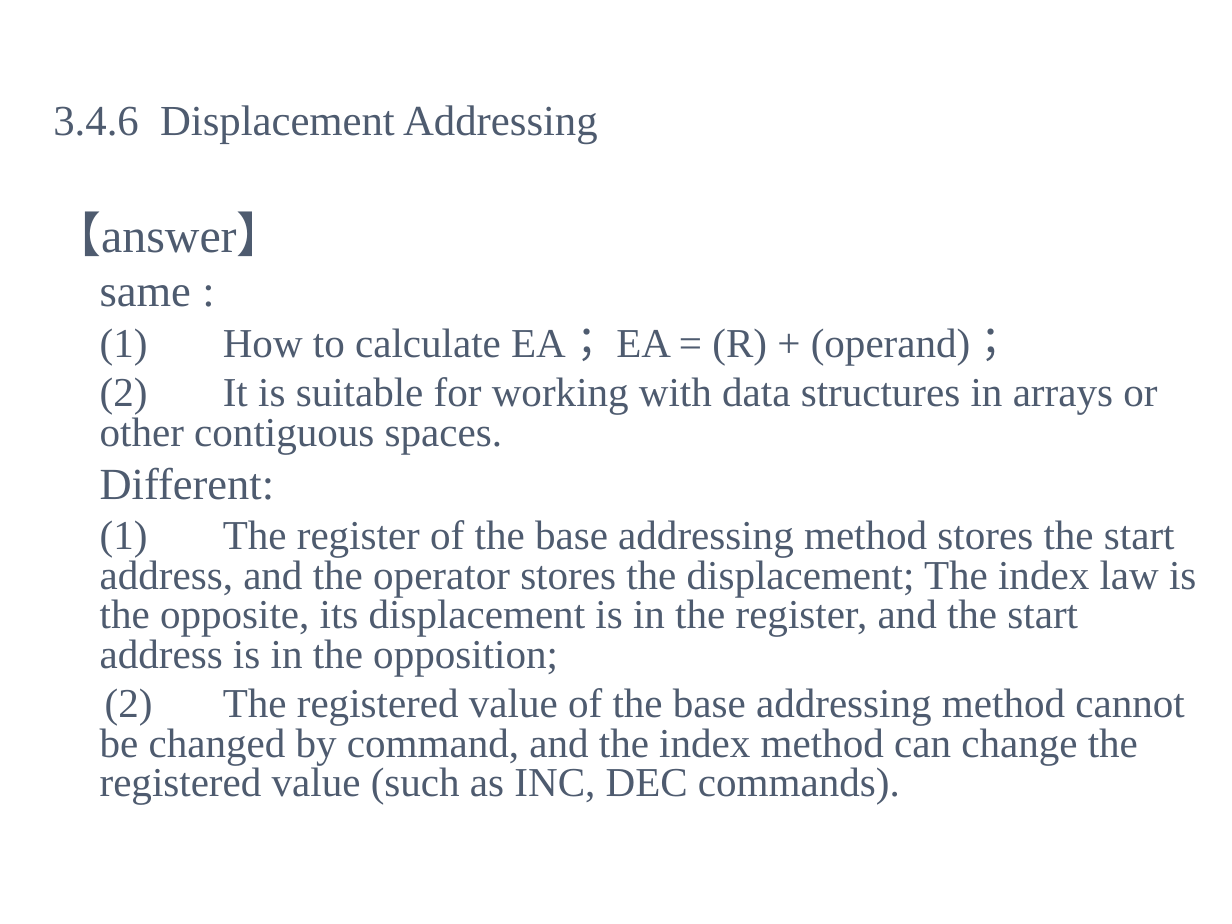
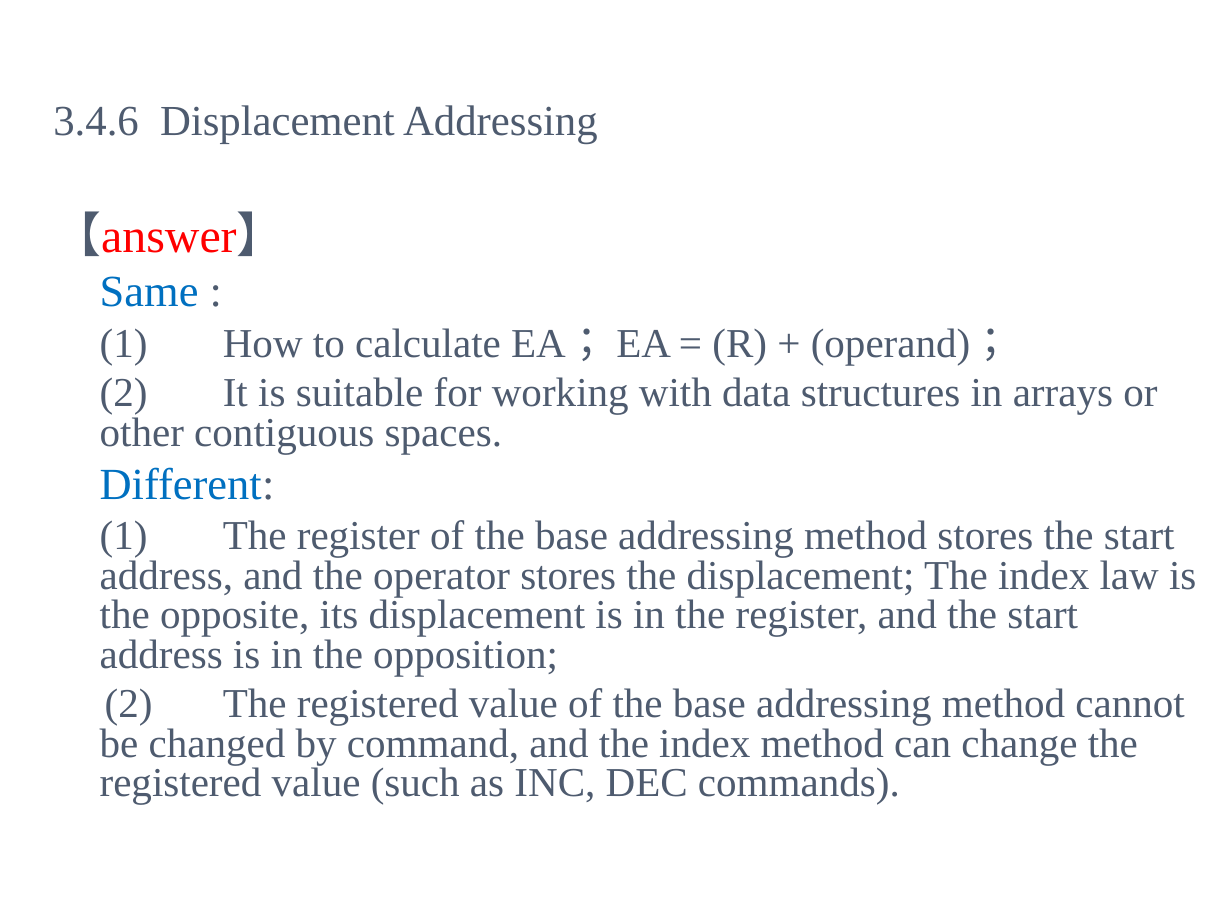
Before and after one commit to kevincdj3269-hash/CLASS-Comptuer-Architecture-, a slide deck: slide 83 of Course/ch03.ppt. Drawn at 1232x924 pixels with LibreOffice and Linux fonts; fonts in the diff are those of the drawing; background and template pictures are left out. Boxes give left, top, right and bottom in pixels: in the first picture for what was removed or moved away, otherwise in the second. Text is boxed around its words. In the diff, an @@ line names an element or a change of style, - is before the commit and + after.

```diff
--- a/Course/ch03.ppt
+++ b/Course/ch03.ppt
@@ text at (53, 211, 284, 500): text colour #4E5B6F to #FF0000 in "【answer】"; text colour #4E5B6F to #0070C0 in "Different:" @@
@@ text at (100, 276, 199, 307): text changed; text colour #4E5B6F to #0070C0 @@
-same :
+Same :
```
Also in this commit, not shown: 41 other slides changed.
